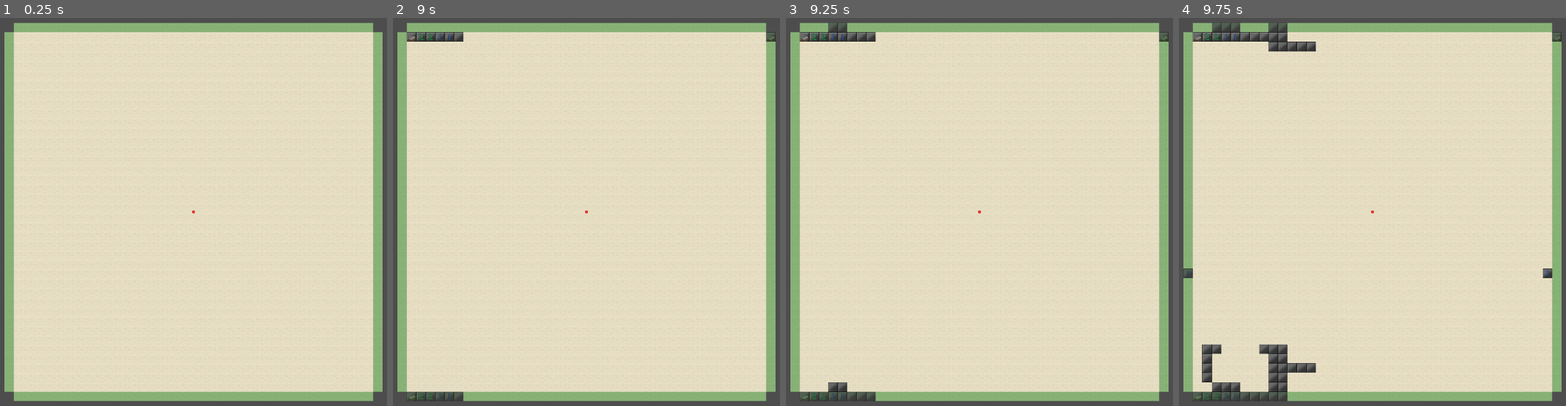
Above: before the commit, frames 1-4 (left to right).
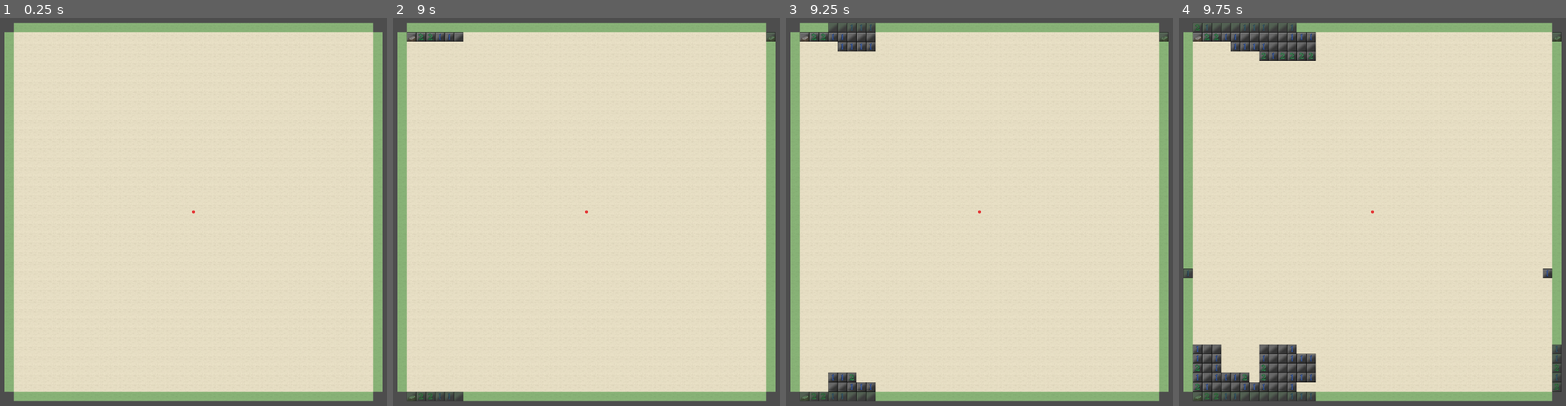
Above: after the commit, the same moments.

Repository: dokicoder/ToruSpace
Game: Godot game, scene res://scenes/Game.tscn
Two runs of this game, one before a commit and one after it. Both use one fixed random seed, a clock stepped at 60 frames per second and the inputs below.
Inputs (mouse positions are in pixels of both pictures, inside the frame that each line leads up to):
- Up to frame 1 (0.25 s): no input
- Up to frame 2 (9 s): tap Enter at 0.5, 2, 3.5 s; move the mouse to (412, 37) at 0.52 s; click (412, 37) at 0.67 s; tap Space at 1.25, 2.75, 4.25 s; move the mouse to (772, 37) at 1.27 s; click (772, 37) at 1.42 s; move the mouse to (412, 398) at 2.02 s; click (412, 398) at 2.17 s; move the mouse to (420, 37) at 2.77 s; click (420, 37) at 2.92 s; move the mouse to (420, 398) at 3.52 s; click (420, 398) at 3.67 s; move the mouse to (431, 37) at 4.27 s; click (431, 37) at 4.42 s; move the mouse to (431, 398) at 5.02 s; click (431, 398) at 5.17 s; move the mouse to (439, 37) at 5.77 s; click (439, 37) at 5.92 s; move the mouse to (439, 398) at 6.52 s; click (439, 398) at 6.67 s; move the mouse to (451, 37) at 7.27 s; click (451, 37) at 7.42 s; move the mouse to (451, 398) at 8.02 s; click (451, 398) at 8.17 s; move the mouse to (458, 37) at 8.77 s; click (458, 37) at 8.92 s
- Up to frame 3 (9.25 s): no input
- Up to frame 4 (9.75 s): move the mouse to (1550, 270) at 9.52 s; click (1550, 270) at 9.67 s

Frames 1-2 are identical in both runs. In frame 3, 0.9% of the frame differs, in the area x 10-24%, y 1-97%; in frame 4, 3.4%, in the area x 3-99%, y 1-99%.

Commit message:
fix: clear mask at the correct time in flood_step

Diff:
--- a/scripts/MineField.gd
+++ b/scripts/MineField.gd
@@ -338,10 +338,11 @@
 		print("flood count: ", _flood_list.size())
 
 	for field_idx in _flood_list:
+		set_mask_at_idx(field_idx, MaskState.CLEAR)
+
 		if get_field_at_idx(field_idx) != FieldState.EMPTY:
 			continue
 
-		set_mask_at_idx(field_idx, MaskState.CLEAR)
 		for neighbor_idx in get_neighbor_field_indizes(field_idx):
 			if get_mask_at_idx(neighbor_idx) == MaskState.BLIND:
 
@@ -349,9 +350,9 @@
 				#if _flood_list.find(neighbor_idx) != -1: continue
 				#if _closed_list.find(neighbor_idx) != -1: continue
 
-				if (_closed_list.find(neighbor_idx) == -1 and
-					next_flood_list.find(neighbor_idx) == -1 and
-					_flood_list.find(neighbor_idx) == -1):
+				if (_closed_list.find(neighbor_idx) == -1
+					and next_flood_list.find(neighbor_idx) == -1
+					and _flood_list.find(neighbor_idx) == -1):
 					next_flood_list.append(neighbor_idx)
 				# these neighbors need to be considered next iteration
 
